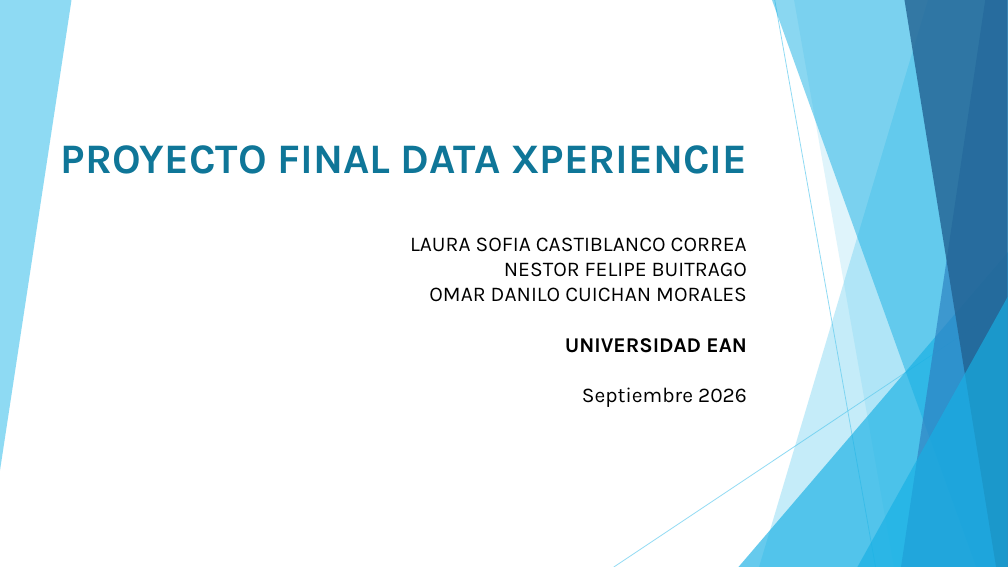
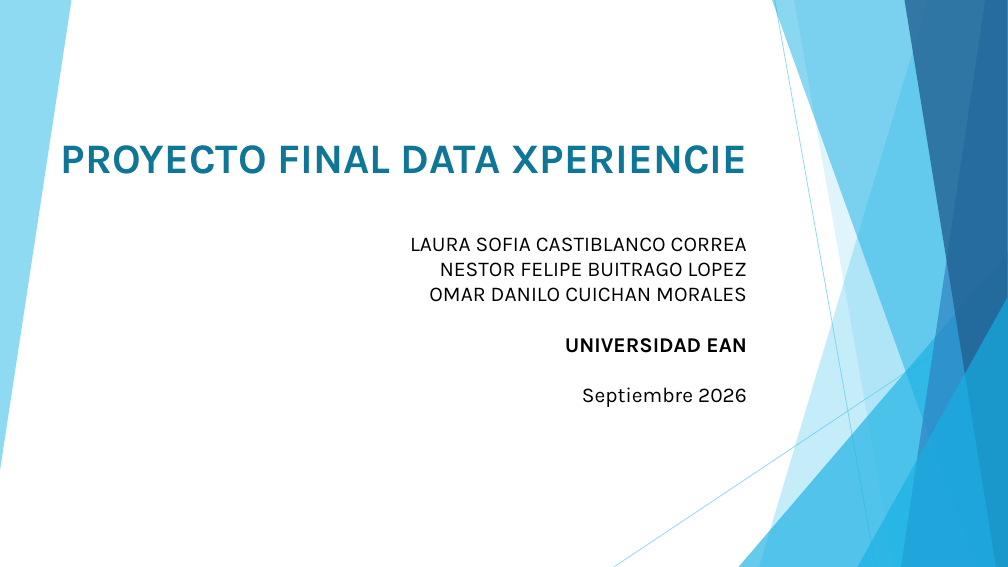
Before and after one commit to Lau21-del/calidad-cafe-ciencia-datos, a slide deck: slide 1 of PryFinal-PresDataXperiencie.pptx. Drawn at 1008x567 pixels with LibreOffice and Linux fonts; fonts in the diff are those of the drawing. Boxes give left, top, right and bottom in pixels: in the first picture for what was removed or moved away, otherwise in the second. Text is boxed around its words. In the diff, an @@ line names an element or a change of style, - is before the commit and + after.

```diff
--- a/PryFinal-PresDataXperiencie.pptx
+++ b/PryFinal-PresDataXperiencie.pptx
@@ text at (440,262,747,277): text changed @@
-NESTOR FELIPE BUITRAGO
+NESTOR FELIPE BUITRAGO LOPEZ
```
Also in this commit, not shown: 4 other slides changed, 2 slides added.
